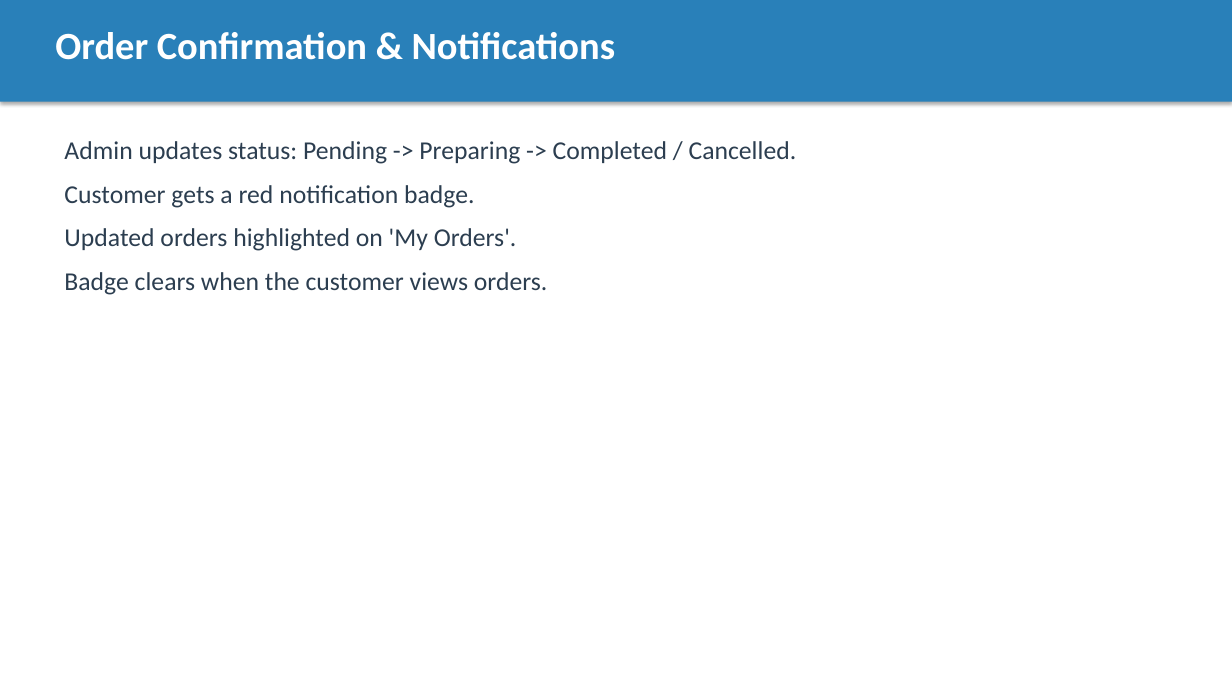
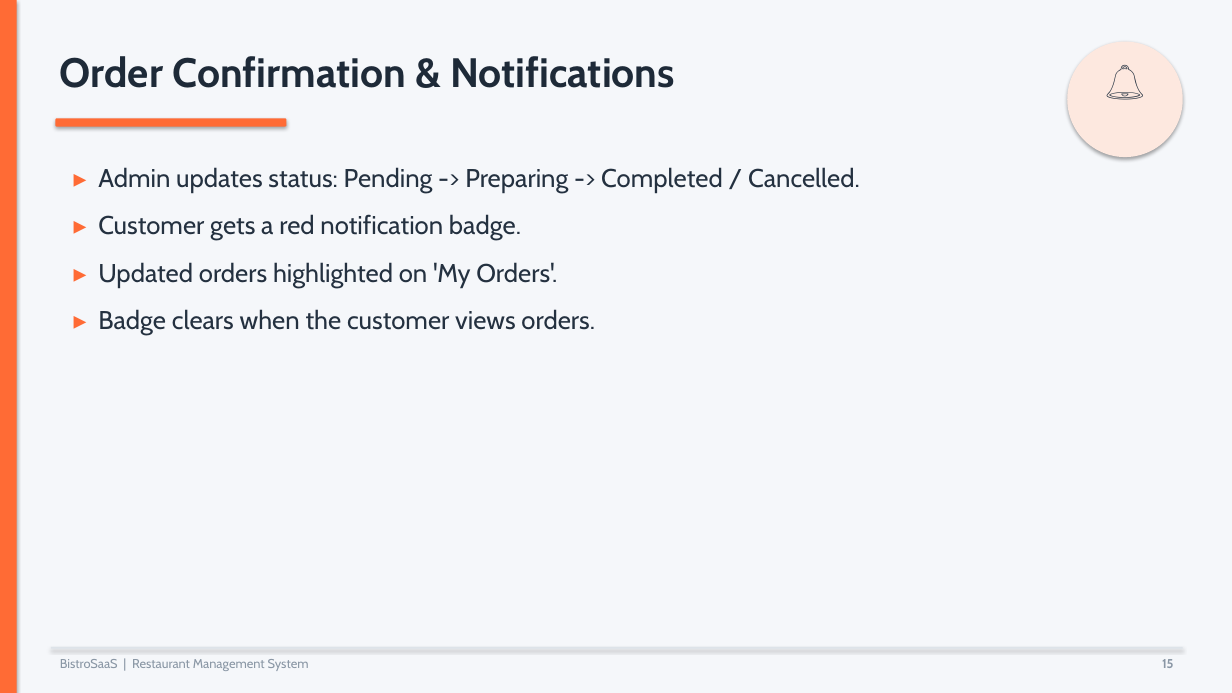
Before and after one commit to afridi-mussa/Resturant-Management-System, a slide deck: slide 15 of docs/Project_Presentation.pptx. Drawn at 1232x693 pixels with LibreOffice and Linux fonts; fonts in the diff are those of the drawing. Boxes give left, top, right and bottom in pixels: in the first picture for what was removed or moved away, otherwise in the second. Text is boxed around its words. In the diff, an @@ line names an element or a change of style, - is before the commit and + after.

```diff
--- a/docs/Project_Presentation.pptx
+++ b/docs/Project_Presentation.pptx
@@ background #FFFFFF to #F5F7FA @@
@@ rectangle removed at [0, 0, 1232, 102] @@
@@ rectangle added at [0, 0, 17, 693], fill #FF6B35 @@
@@ text "Order Confirmation & Notifications": place and size @@
-text "Order Confirmation & Notifications" at [55, 32, 616, 60]
+text "Order Confirmation & Notifications" at [60, 56, 675, 88]
@@ text "Order Confirmation & Notifications" at [60, 56, 675, 88]: size 30 to 32 pt, font Calibri to Cabin, text colour #FFFFFF to #1E2A38 @@
@@ ellipse added at [1067, 42, 1183, 157], fill #FDE8DF @@
@@ text added at [1067, 46, 1183, 152], 36 pt, text #243140 @@
+🔔
@@ rounded rectangle added at [55, 118, 287, 127], fill #FF6B35 @@
@@ text at [98, 167, 860, 335]: text changed; font Calibri to Cabin; text colour #2C3E50 to #243140 @@
-Admin updates status: Pending -> Preparing -> Completed / Cancelled.
-Customer gets a red notification badge.
-Updated orders highlighted on 'My Orders'.
-Badge clears when the customer views orders.
+▸ Admin updates status: Pending -> Preparing -> Completed / Cancelled.
+▸ Customer gets a red notification badge.
+▸ Updated orders highlighted on 'My Orders'.
+▸ Badge clears when the customer views orders.
@@ rectangle added at [51, 647, 1183, 649], fill #DDE3E9 @@
@@ text added at [60, 659, 309, 671], 10 pt, text #8A97A5 @@
+BistroSaaS | Restaurant Management System
@@ text added at [1162, 659, 1174, 668], 10 pt, text #8A97A5, bold @@
+15
```
Also in this commit, not shown: 19 other slides changed, 2 other files.
